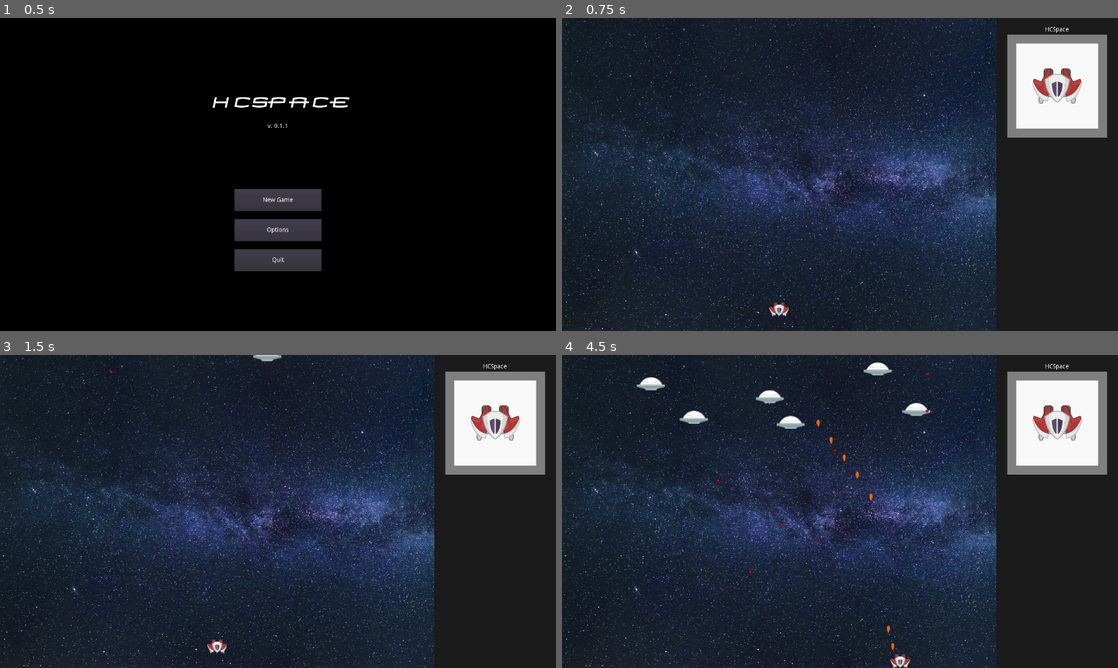
Above: before the commit, frames 1-4 (two rows, left to right).
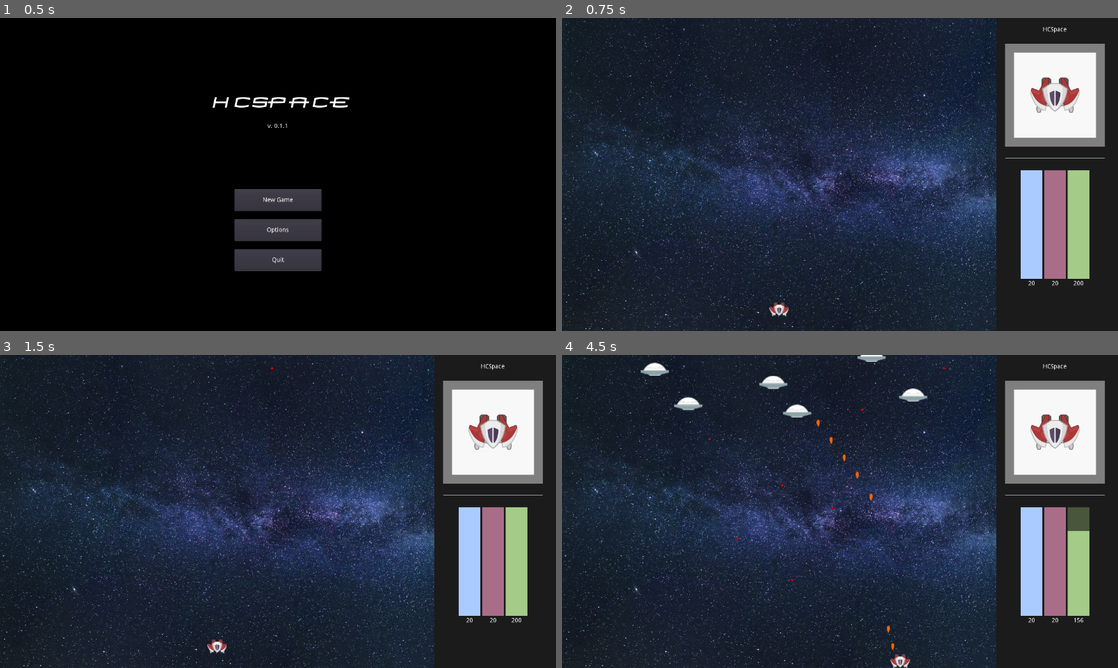
Above: after the commit, the same moments.

Repository: Kessinen/HCSpace
Game: Godot game, scene res://assets/gui/mainmenu.tscn
The game is run twice, just before and just after one commit, with the same random seed, the same clock (stepped at 60 frames per second) and the same inputs. Before the commit the project starts from res://assets/gui/gui.tscn.
Inputs (mouse positions are in pixels of both pictures, inside the frame that each line leads up to):
- Up to frame 1 (0.5 s): no input
- Up to frame 2 (0.75 s): click "New Game" at 0.5 s
- Up to frame 3 (1.5 s): click (278, 536) at 1.25 s, where only the run before the commit has a clickable "New Game"
- Up to frame 4 (4.5 s): click (840, 567) at 2 s, where only the run before the commit has a clickable "Options"; hold D (move_right) 2.78-3.53 s; hold Space (shoot) 2.78-3.53 s; hold S (move_down) 3.53-4.28 s; tap Space (shoot) at 3.6 s; hold D (move_right) from 4.28 s (still down); hold Space (shoot) from 4.28 s (still down)

Frame 1 is identical in both runs. In frame 2, 7.4% of the frame differs, in the area x 73-99%, y 1-86%; in frame 3, 7.5%; in frame 4, 9.2%, in the area x 13-99%, y 0-86%.

Commit message:
CHANGED: Project startup -> mainmenu ADDED: Health, shield and energy bars ADDED: Basic implementation of energy generation ADDED: Shield recharge requires energy MISC: Comment cleanup

Diff:
--- a/project/assets/gui/gui.gd
+++ b/project/assets/gui/gui.gd
@@ -1,17 +1,5 @@
 extends CanvasLayer
 
-
-# Declare member variables here. Examples:
-# var a = 2
-# var b = "text"
-
-
-# Called when the node enters the scene tree for the first time.
 func _ready():
 	get_tree().paused = true
 	get_node("Mainmenu").show()
-
-
-# Called every frame. 'delta' is the elapsed time since the previous frame.
-#func _process(delta):
-#	pass
--- a/project/assets/gui/mainmenu.gd
+++ b/project/assets/gui/mainmenu.gd
@@ -13,9 +13,9 @@
 
 
 func _on_btnNew_pressed():
-	var stages = get_parent().get_node("stages")
-	stages.show()
-	get_tree().paused = false
+	get_tree().change_scene("res://assets/stages/stages.tscn")
+
+
 
 
 	pass
--- a/project/assets/player/player1.gd
+++ b/project/assets/player/player1.gd
@@ -1,16 +1,4 @@
 extends Node2D
 
-
-# Declare member variables here. Examples:
-# var a = 2
-# var b = "text"
-
-
-# Called when the node enters the scene tree for the first time.
 func _ready():
 	pass # Replace with function body.
-
-
-# Called every frame. 'delta' is the elapsed time since the previous frame.
-#func _process(delta):
-#	pass
--- a/project/assets/player/player1.tscn
+++ b/project/assets/player/player1.tscn
@@ -27,3 +27,9 @@
 
 [node name="default" type="Sprite" parent="ship"]
 texture = ExtResource( 1 )
+
+[node name="shieldRecharge" type="Timer" parent="ship"]
+
+[node name="energyRecharge" type="Timer" parent="ship"]
+[connection signal="timeout" from="ship/shieldRecharge" to="ship" method="_on_shieldRecharge_timeout"]
+[connection signal="timeout" from="ship/energyRecharge" to="ship" method="_on_energyRecharge_timeout"]
--- a/project/assets/player/ship1.gd
+++ b/project/assets/player/ship1.gd
@@ -1,28 +1,48 @@
 extends KinematicBody2D
-
 
 var WEAPON = "gatling"
 var GUN = preload("res://assets/weapons/gatling/gatlingun.tscn")
 onready var canFire = GUN.instance()
 onready var ship := $ship
+var velocity = Vector2.ZERO
 
-var velocity = Vector2.ZERO
 var MAXSPEED = 300.0
 var ACCELERATION = 20
-var FRICTION = 1.0
-export var hitpoints = 20
-export var shields = 20
+export var maxhitpoints = 20
+export var maxshields = 20
+export var maxenergy = 200
+var hitpoints = maxhitpoints
+var shields = maxshields
+var energy = maxenergy
+var shieldRecharge = 5
+var energyRecharge = 0.1
+var shieldRechargeCost = 5
+
+onready var hpBar := get_tree().get_root().find_node("hpBar", true, false)
+onready var shieldsBar := get_tree().get_root().find_node("shieldsBar", true, false)
+onready var energyBar := get_tree().get_root().find_node("energyBar", true, false)
+onready var shieldRechargeTimer = $shieldRecharge
+onready var energyRechargeTimer = $energyRecharge
 
 func _ready():
-
-	pass # Replace with function body.
+	hpBar.max_value = hitpoints
+	hpBar.value = hitpoints
+	shieldsBar.max_value = shields
+	shieldsBar.value = shields
+	energyBar.max_value = energy
+	energyBar.value = energy
+	shieldRechargeTimer.wait_time = shieldRecharge
+	shieldRechargeTimer.start()
+	energyRechargeTimer.wait_time = energyRecharge
+	energyRechargeTimer.start()
 
 func _process(delta):
-	if Input.is_action_pressed("shoot"):
+	if Input.is_action_pressed("shoot") and energy > 0:
 		add_child(canFire)
 		var gun = $canFire
 		canFire.fire(self.get_global_position())
-		pass
+		energy -= 1
+		energyBar.value = energy
 
 func _physics_process(delta):
 	var input_vector = Vector2.ZERO
@@ -31,9 +51,7 @@
 	input_vector = input_vector.normalized()
 
 	if input_vector != Vector2.ZERO:
-
 		velocity = velocity.move_toward(input_vector * MAXSPEED, ACCELERATION)
-
 	else:
 		velocity = velocity.move_toward(Vector2.ZERO, ACCELERATION)
 
@@ -50,4 +68,17 @@
 			queue_free()
 	else:
 		shields -= damage
-	pass
+	hpBar.value = hitpoints
+	shieldsBar.value = shields
+
+func _on_shieldRecharge_timeout():
+	if shields < maxshields and energy >= shieldRechargeCost:
+		shieldsBar.value += 1
+		shields +=1
+		energyBar.value -= shieldRechargeCost
+		energy -= shieldRechargeCost
+
+func _on_energyRecharge_timeout():
+	if energy < maxenergy:
+		energyBar.value += 1
+		energy +=1
--- a/project/assets/stages/stages.tscn
+++ b/project/assets/stages/stages.tscn
@@ -1,10 +1,12 @@
-[gd_scene load_steps=9 format=2]
+[gd_scene load_steps=11 format=2]
 
 [ext_resource path="res://assets/stages/stage1/stage1.tscn" type="PackedScene" id=1]
 [ext_resource path="res://assets/player/player1.tscn" type="PackedScene" id=2]
 [ext_resource path="res://assets/stages/stages.gd" type="Script" id=3]
 [ext_resource path="res://assets/music/placeholder.ogg" type="AudioStream" id=4]
 [ext_resource path="res://assets/player/sprites/avatar.png" type="Texture" id=5]
+[ext_resource path="res://assets/gui/sprites/shieldBar.png" type="Texture" id=6]
+[ext_resource path="res://assets/stages/ui.gd" type="Script" id=7]
 
 [sub_resource type="RectangleShape2D" id=1]
 extents = Vector2( 720, 20 )
@@ -20,10 +22,8 @@
 
 [node name="stage1" parent="." instance=ExtResource( 1 )]
 
-[node name="player" parent="." instance=ExtResource( 2 )]
-position = Vector2( 500, 670 )
-
 [node name="borders" type="StaticBody2D" parent="."]
+visible = false
 collision_layer = 8
 collision_mask = 0
 
@@ -48,6 +48,7 @@
 margin_right = 1280.0
 margin_bottom = 720.0
 color = Color( 0.109804, 0.109804, 0.109804, 1 )
+script = ExtResource( 7 )
 __meta__ = {
 "_edit_use_anchors_": false
 }
@@ -57,14 +58,15 @@
 anchor_bottom = 1.0
 margin_left = 20.0
 margin_top = 20.0
-margin_right = -20.0
-margin_bottom = -20.0
+margin_right = -30.0
+margin_bottom = -320.0
+custom_constants/separation = 25
 __meta__ = {
 "_edit_use_anchors_": false
 }
 
 [node name="Label" type="Label" parent="ui/VBoxContainer"]
-margin_right = 240.0
+margin_right = 230.0
 margin_bottom = 14.0
 text = "HCSpace"
 align = 1
@@ -73,13 +75,104 @@
 }
 
 [node name="TextureRect" type="TextureRect" parent="ui/VBoxContainer"]
-margin_top = 18.0
-margin_right = 240.0
-margin_bottom = 255.0
+margin_top = 39.0
+margin_right = 230.0
+margin_bottom = 276.0
 texture = ExtResource( 5 )
 stretch_mode = 4
+
+[node name="HSeparator" type="HSeparator" parent="ui/VBoxContainer"]
+margin_top = 301.0
+margin_right = 230.0
+margin_bottom = 305.0
+
+[node name="HBoxContainer" type="HBoxContainer" parent="ui/VBoxContainer"]
+margin_left = 36.0
+margin_top = 330.0
+margin_right = 194.0
+margin_bottom = 598.0
+size_flags_horizontal = 4
+size_flags_vertical = 3
+
+[node name="VBoxContainer" type="VBoxContainer" parent="ui/VBoxContainer/HBoxContainer"]
+margin_right = 50.0
+margin_bottom = 268.0
+
+[node name="shieldsBar" type="TextureProgress" parent="ui/VBoxContainer/HBoxContainer/VBoxContainer"]
+margin_right = 50.0
+margin_bottom = 250.0
+rect_min_size = Vector2( 0, 250 )
+value = 80.0
+texture_under = ExtResource( 6 )
+texture_progress = ExtResource( 6 )
+fill_mode = 3
+tint_under = Color( 0.482353, 0.482353, 0.482353, 1 )
+tint_over = Color( 0.996078, 0.996078, 0.996078, 1 )
+
+[node name="lblShield" type="Label" parent="ui/VBoxContainer/HBoxContainer/VBoxContainer"]
+margin_top = 254.0
+margin_right = 50.0
+margin_bottom = 268.0
+text = "10"
+align = 1
+valign = 1
+
+[node name="VBoxContainer2" type="VBoxContainer" parent="ui/VBoxContainer/HBoxContainer"]
+margin_left = 54.0
+margin_right = 104.0
+margin_bottom = 268.0
+
+[node name="hpBar" type="TextureProgress" parent="ui/VBoxContainer/HBoxContainer/VBoxContainer2"]
+margin_right = 50.0
+margin_bottom = 250.0
+rect_min_size = Vector2( 0, 250 )
+value = 80.0
+texture_under = ExtResource( 6 )
+texture_progress = ExtResource( 6 )
+fill_mode = 3
+tint_under = Color( 0.431373, 0.235294, 0.235294, 1 )
+tint_over = Color( 0.945098, 0.647059, 0.647059, 1 )
+tint_progress = Color( 1, 0.537255, 0.537255, 1 )
+
+[node name="lblHP" type="Label" parent="ui/VBoxContainer/HBoxContainer/VBoxContainer2"]
+margin_top = 254.0
+margin_right = 50.0
+margin_bottom = 268.0
+text = "10"
+align = 1
+valign = 1
+
+[node name="VBoxContainer3" type="VBoxContainer" parent="ui/VBoxContainer/HBoxContainer"]
+margin_left = 108.0
+margin_right = 158.0
+margin_bottom = 268.0
+
+[node name="energyBar" type="TextureProgress" parent="ui/VBoxContainer/HBoxContainer/VBoxContainer3"]
+margin_right = 50.0
+margin_bottom = 250.0
+rect_min_size = Vector2( 0, 250 )
+value = 80.0
+texture_under = ExtResource( 6 )
+texture_progress = ExtResource( 6 )
+fill_mode = 3
+tint_under = Color( 0.431373, 0.423529, 0.235294, 1 )
+tint_progress = Color( 0.976471, 1, 0.537255, 1 )
+
+[node name="lblEnergy" type="Label" parent="ui/VBoxContainer/HBoxContainer/VBoxContainer3"]
+margin_top = 254.0
+margin_right = 50.0
+margin_bottom = 268.0
+text = "20"
+align = 1
+valign = 1
 
 [node name="AudioStreamPlayer" type="AudioStreamPlayer" parent="."]
 stream = ExtResource( 4 )
 volume_db = -20.0
 autoplay = true
+
+[node name="player" parent="." instance=ExtResource( 2 )]
+position = Vector2( 500, 670 )
+[connection signal="value_changed" from="ui/VBoxContainer/HBoxContainer/VBoxContainer/shieldsBar" to="ui" method="_on_shieldsBar_value_changed"]
+[connection signal="value_changed" from="ui/VBoxContainer/HBoxContainer/VBoxContainer2/hpBar" to="ui" method="_on_hpBar_value_changed"]
+[connection signal="value_changed" from="ui/VBoxContainer/HBoxContainer/VBoxContainer3/energyBar" to="ui" method="_on_energyBar_value_changed"]
--- /dev/null
+++ b/project/assets/stages/ui.gd
@@ -0,0 +1,10 @@
+extends ColorRect
+
+func _on_shieldsBar_value_changed(value):
+	$VBoxContainer/HBoxContainer/VBoxContainer/lblShield.text = str(value)
+
+func _on_hpBar_value_changed(value):
+	$VBoxContainer/HBoxContainer/VBoxContainer2/lblHP.text = str(value)
+
+func _on_energyBar_value_changed(value):
+	$VBoxContainer/HBoxContainer/VBoxContainer3/lblEnergy.text = str(value)
--- a/project/project.godot
+++ b/project/project.godot
@@ -16,7 +16,7 @@
 [application]
 
 config/name="HCSpace"
-run/main_scene="res://assets/gui/gui.tscn"
+run/main_scene="res://assets/gui/mainmenu.tscn"
 config/icon="res://icon.png"
 
 [autoload]
Binary file added: project/assets/gui/sprites/shieldBar.png
Not shown, added: project/assets/gui/sprites/shieldBar.png.import
